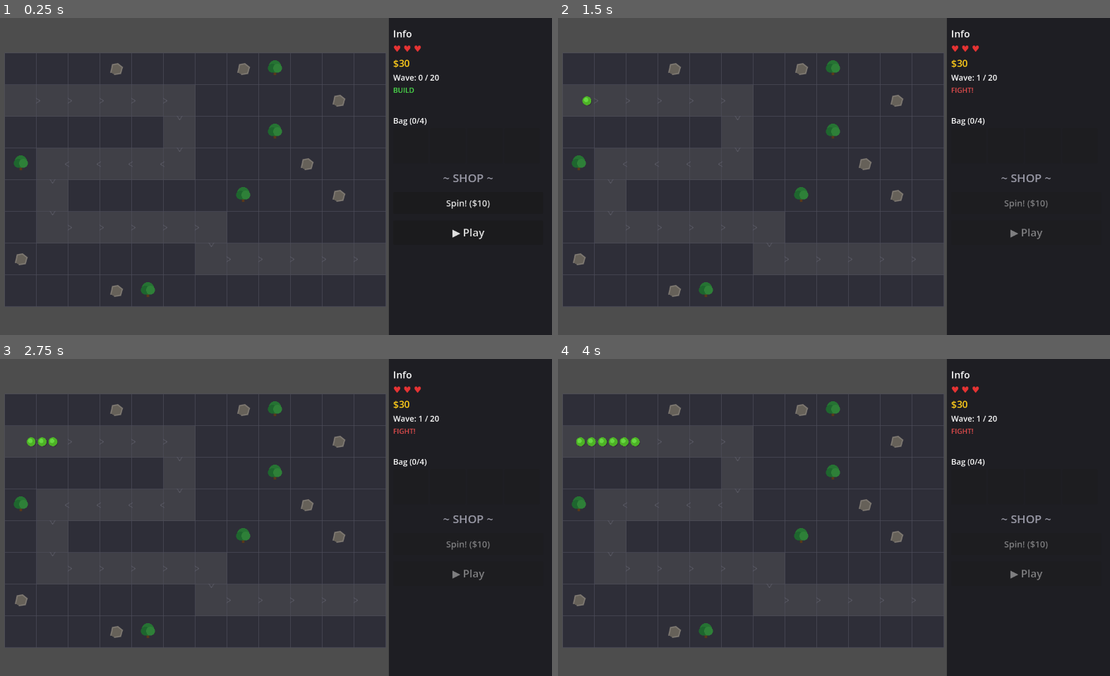
Above: before the commit, frames 1-4 (two rows, left to right).
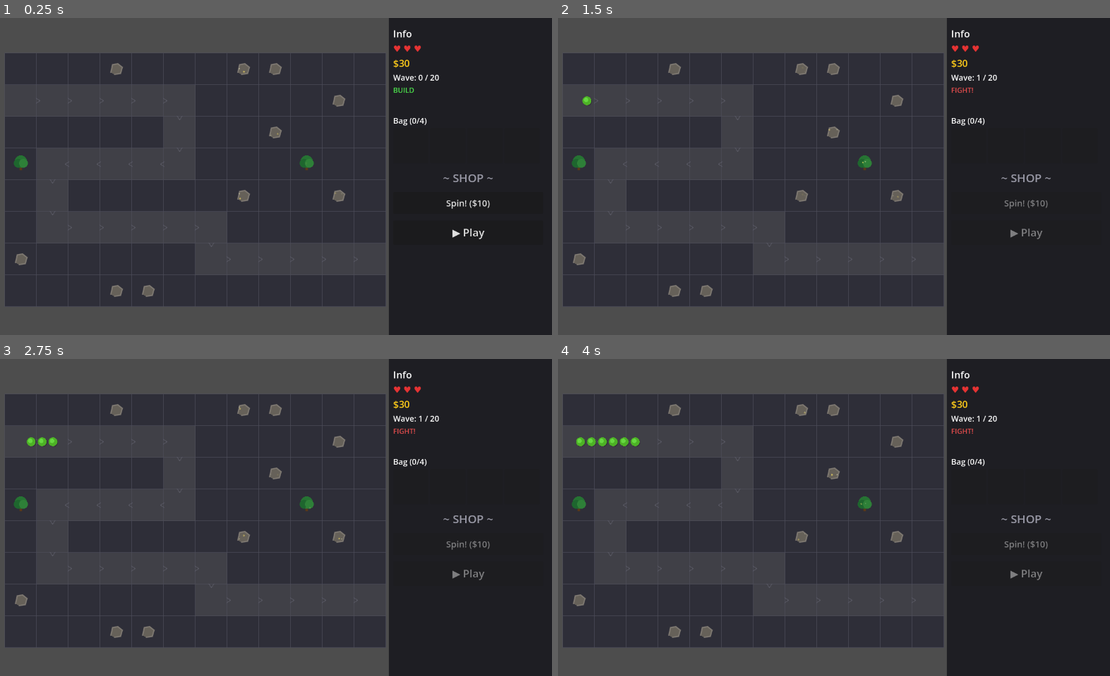
Above: after the commit, the same moments.

Repository: pkyosx/veincraft
Game: Godot game, scene res://scenes/main.tscn
Two runs of this game, one before a commit and one after it. Both use one fixed random seed, a clock stepped at 60 frames per second and the inputs below.
Inputs (mouse positions are in pixels of both pictures, inside the frame that each line leads up to):
- Up to frame 1 (0.25 s): no input
- Up to frame 2 (1.5 s): click "▶ Play" at 0.5 s; tap Enter (ui_accept) at 1.25 s; move the mouse to (949, 160) at 1.27 s; hold Right (ui_right) from 1.28 s (still down); tap Shift at 1.35 s; click (949, 160) at 1.42 s
- Up to frame 3 (2.75 s): tap Enter (ui_accept) at 1.52, 2 s; release Right (ui_right) at 2 s; drag from (154, 533) to (242, 580) at 2.02 s
- Up to frame 4 (4 s): tap Enter (ui_accept) at 2.75 s; move the mouse to (883, 447) at 2.77 s; hold Right (ui_right) 2.78-3.5 s; tap Shift at 2.85 s; drag from (800, 580) to (657, 469) at 3.52 s

The runs differ from the first frame. In frame 1, 0.5% of the frame differs, in the area x 25-61%, y 13-88%; in frame 2, 0.5%; in frame 3, 0.5%, in the area x 25-63%, y 13-88%; in frame 4, 0.5%.

Commit message:
Add hidden treasures under obstacles
~40% of rocks/trees now hide random treasures: bonus gold (15),
Turret, Trebuchet, or upgrade tiles. Using a Bomb on a sparkly
obstacle reveals the treasure and adds it to bag (or converts
to gold if bag is full).

Subtle yellow sparkle dots animate on treasured obstacles as a
visual hint. Floating text notification shows what was found.

Co-Authored-By: Claude Opus 4.6 (1M context) <noreply@anthropic.com>

Diff:
--- a/scripts/main.gd
+++ b/scripts/main.gd
@@ -19,6 +19,11 @@
 
 var selected_bag_index: int = -1
 var hovered_cell: Vector2i = Vector2i(-1, -1)
+
+# Hidden treasures under obstacles
+var hidden_treasures: Dictionary = {}  # Vector2i -> item_type or "gold"
+var treasure_notification: String = ""
+var treasure_notify_timer: float = 0.0
 
 # Path cells set for quick lookup
 var path_set: Dictionary = {}
@@ -56,6 +61,19 @@
 	for obs in obstacles:
 		if grid[obs.y][obs.x] == GameData.Cell.EMPTY:
 			grid[obs.y][obs.x] = GameData.Cell.ROCK if randf() > 0.4 else GameData.Cell.TREE
+			# ~40% chance to hide a treasure
+			if randf() < 0.4:
+				var treasure_roll: float = randf()
+				if treasure_roll < 0.3:
+					hidden_treasures[obs] = "gold"  # bonus gold
+				elif treasure_roll < 0.55:
+					hidden_treasures[obs] = GameData.ItemType.TURRET
+				elif treasure_roll < 0.75:
+					hidden_treasures[obs] = GameData.ItemType.UPGRADE_DMG
+				elif treasure_roll < 0.9:
+					hidden_treasures[obs] = GameData.ItemType.UPGRADE_SPEED
+				else:
+					hidden_treasures[obs] = GameData.ItemType.TREBUCHET
 
 func cell_to_world(pos: Vector2i) -> Vector2:
 	return GameData.GRID_OFFSET + Vector2(pos.x * GameData.CELL_SIZE + GameData.CELL_SIZE / 2, pos.y * GameData.CELL_SIZE + GameData.CELL_SIZE / 2)
@@ -111,6 +129,22 @@
 			return false
 		if grid[pos.y][pos.x] == GameData.Cell.ROCK or grid[pos.y][pos.x] == GameData.Cell.TREE:
 			grid[pos.y][pos.x] = GameData.Cell.EMPTY
+			# Check for hidden treasure
+			if pos in hidden_treasures:
+				var treasure = hidden_treasures[pos]
+				hidden_treasures.erase(pos)
+				if treasure == "gold":
+					gold += 15
+					_show_treasure_notification("Found 15 gold!", pos)
+				else:
+					if bag.size() < GameData.MAX_BAG:
+						bag.append(treasure)
+						var tname: String = GameData.ITEM_CONFIGS[treasure]["name"]
+						_show_treasure_notification("Found " + tname + "!", pos)
+					else:
+						# Bag full — convert to gold
+						gold += 10
+						_show_treasure_notification("Bag full! +10 gold", pos)
 			return true
 		return false
 	return false
@@ -132,6 +166,17 @@
 			tower[stat] += uc["value"]
 	tower["cooldown"] = max(0.2, tower["cooldown"])
 
+func _show_treasure_notification(text: String, pos: Vector2i) -> void:
+	treasure_notification = text
+	treasure_notify_timer = 2.0
+	# Spawn a floating text at the position
+	var dmg_script: GDScript = load("res://scripts/damage_number.gd")
+	var label: Node2D = Node2D.new()
+	label.set_script(dmg_script)
+	add_child(label)
+	label.setup(text, cell_to_world(pos) + Vector2(0, -20))
+	label.lifetime = 1.5
+
 var wave_composition: Array = []
 
 func start_wave() -> void:
@@ -146,6 +191,8 @@
 	_update_hud()
 
 func _process(delta: float) -> void:
+	if treasure_notify_timer > 0:
+		treasure_notify_timer -= delta
 	if game_over:
 		return
 	if phase == "fight":
@@ -307,6 +354,7 @@
 	grid.clear()
 	towers.clear()
 	upgrades.clear()
+	hidden_treasures.clear()
 	bag.clear()
 	gold = GameData.STARTING_GOLD
 	hp = GameData.MAX_HP
@@ -325,7 +373,9 @@
 	_draw_path_arrows()
 	_draw_towers()
 	_draw_upgrades()
+	_draw_treasure_sparkles()
 	_draw_hover()
+	_draw_notification()
 
 func _draw_grid() -> void:
 	for y in range(GameData.GRID_H):
@@ -418,3 +468,25 @@
 			color = Color(1, 0.2, 0.2, 0.2)
 	draw_rect(rect, color)
 	draw_rect(rect, Color(1, 1, 1, 0.4), false, 2.0)
+
+func _draw_treasure_sparkles() -> void:
+	var t: float = Time.get_ticks_msec() / 1000.0
+	for pos in hidden_treasures:
+		if not is_valid_cell(pos):
+			continue
+		if grid[pos.y][pos.x] != GameData.Cell.ROCK and grid[pos.y][pos.x] != GameData.Cell.TREE:
+			continue
+		var center: Vector2 = cell_to_world(pos)
+		# Subtle twinkling sparkle — 2 small dots that pulse
+		var sparkle_alpha: float = 0.3 + sin(t * 3.0 + pos.x * 1.5) * 0.25
+		var offset1: Vector2 = Vector2(sin(t * 2.0 + pos.y) * 8, cos(t * 1.7 + pos.x) * 6)
+		var offset2: Vector2 = Vector2(cos(t * 2.5 + pos.x) * 10, sin(t * 1.9 + pos.y) * 7)
+		draw_circle(center + offset1, 2.0, Color(1.0, 0.9, 0.4, sparkle_alpha))
+		draw_circle(center + offset2, 1.5, Color(1.0, 1.0, 0.8, sparkle_alpha * 0.7))
+
+func _draw_notification() -> void:
+	if treasure_notify_timer > 0 and treasure_notification != "":
+		var alpha: float = min(1.0, treasure_notify_timer)
+		var pos: Vector2 = Vector2(450, 40)
+		draw_string(ThemeDB.fallback_font, pos + Vector2(1, 1), treasure_notification, HORIZONTAL_ALIGNMENT_CENTER, -1, 20, Color(0, 0, 0, alpha * 0.5))
+		draw_string(ThemeDB.fallback_font, pos, treasure_notification, HORIZONTAL_ALIGNMENT_CENTER, -1, 20, Color(1.0, 0.9, 0.2, alpha))
